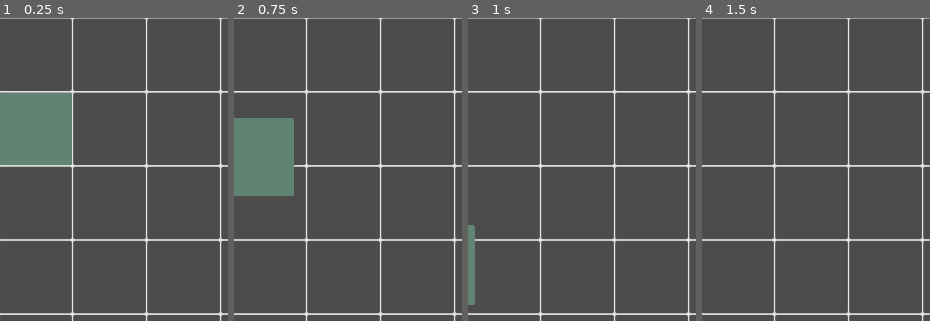
Above: before the commit, frames 1-4 (left to right).
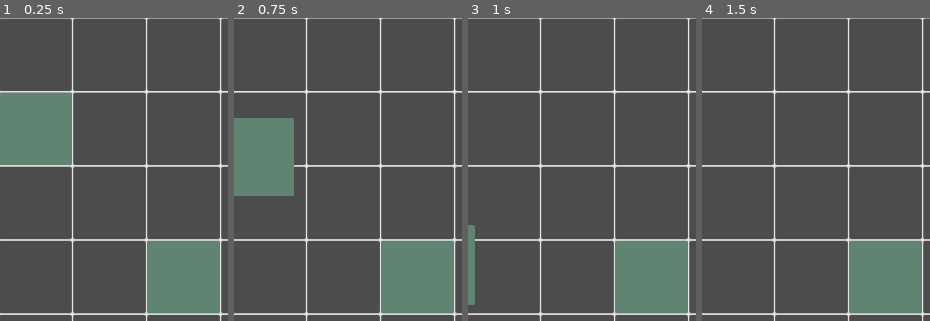
Above: after the commit, the same moments.

Repository: ax9880/genso-battle
Game: Godot game, scene res://Main.tscn
The game is run twice, just before and just after one commit, with the same random seed, the same clock (stepped at 60 frames per second) and the same inputs.
Inputs (mouse positions are % of the whole screen's width and height, from its top left):
- Up to frame 1 (0.25 s): no input
- Up to frame 2 (0.75 s): tap Enter at 0.5 s; drag from (26, 19) to (10, 44) at 0.52 s
- Up to frame 3 (1 s): no input
- Up to frame 4 (1.5 s): drag from (27, 44) to (10, 7) at 1.27 s
The pictures show only the part of the screen within x 18-68%, y 1-51%; the shares and areas given below are measured in that part.

The runs differ from the first frame. In frame 1, 7.6% of the frame differs, in the area x 64-97%, y 73-98%; in frame 2, 7.6%; in frame 3, 7.6%; in frame 4, 7.6%.

Commit message:
Implemented swapping and limited player speed to prevent it from tunneling through areas and units. Added Utils singleton. Made unit its own scene

Diff:
--- a/Grid.gd
+++ b/Grid.gd
@@ -36,21 +36,19 @@
 		for y in range(grid_height):
 			grid[x][y] = _build_cell(x, y)
 
-			# TODO: detect where units are and add them to the grid / cell
-
 
 func _build_cell(x_position: float, y_position: float) -> CellArea2D:
 	var cell_coordinates := Vector2(x_position, y_position)
 	var cell_origin: Vector2 = _cell_coordinates_to_cell_origin(cell_coordinates)
 
 	var cell: CellArea2D = cell_packed_scene.instance()
-	add_child(cell)
+	$Cells.add_child(cell)
 
 	cell.position = cell_origin
 	cell.coordinates = cell_coordinates
 
-	cell.connect("body_entered", self, "_on_cell_body_entered", [cell])
-	cell.connect("body_exited", self, "_on_cell_body_exited", [cell])
+	cell.connect("area_entered", self, "_on_cell_body_entered", [cell])
+	cell.connect("area_exited", self, "_on_cell_body_exited", [cell])
 
 	return cell
 
@@ -63,49 +61,100 @@
 
 		grid[cell_coordinates.x][cell_coordinates.y].unit = unit
 
+		unit.connect("picked_up", self, "_on_Unit_picked_up")
+		unit.connect("released", self, "_on_Unit_released")
 
-func _on_cell_body_entered(body: Node, cell: CellArea2D) -> void:
+
+func _on_cell_body_entered(_area: Area2D, cell: CellArea2D) -> void:
 	active_unit_entered_cells[cell.name] = cell
 
 	cell.modulate = Color.red
 
 
-func _on_cell_body_exited(body: Node, cell: CellArea2D) -> void:
+func _on_cell_body_exited(area: Area2D, cell: CellArea2D) -> void:
 	cell.modulate = Color.white
 
-	active_unit_entered_cells.erase(cell.name)
+	var active_unit = area.get_unit()
 
-	var distance = 10000
-	var selected_cell = null
+	if cell.unit != active_unit:
+
+		pass
+
+	var _is_present: bool = active_unit_entered_cells.erase(cell.name)
+
+	var minimum_distance: float = 1000000.0
+	var selected_cell: CellArea2D = null
 
 	# Sets the currently active area to the cell closest to the unit's origin
-	for active_cell in active_unit_entered_cells.values():
-		if active_cell != null:
-			var distance_squared: float = body.position.distance_squared_to(active_cell.position)
+	for entered_cell in active_unit_entered_cells.values():
+		var distance_squared: float = active_unit.position.distance_squared_to(entered_cell.position)
 
-			if distance_squared < distance:
-				distance_squared = distance
-				selected_cell = active_cell
+		if distance_squared < minimum_distance: # and cell does not contain an enemy unit (just in case)
+			minimum_distance = distance_squared
+			selected_cell = entered_cell
 
 	if selected_cell != null:
+		# TODO: If there's an enemy in the selected cell then don't do this assignment
+		if active_unit_last_valid_cell != active_unit_current_cell:
+			active_unit_last_valid_cell = active_unit_current_cell
+
 		active_unit_current_cell = selected_cell
+
+		#print("Left %s and entered %s" % [active_unit_last_valid_cell.coordinates, selected_cell.coordinates])
+		if selected_cell.coordinates.distance_to(active_unit_last_valid_cell.coordinates) > 1.9:
+			active_unit_last_valid_cell.modulate = Color.red
+			print("Warning! Jumped more than 1 tile")
+
+		var swapped_unit: Node2D = active_unit_current_cell.unit
+
+		if swapped_unit != null and (active_unit != swapped_unit):
+			active_unit_last_valid_cell.unit = swapped_unit
+			active_unit_current_cell.unit = active_unit
+
+			print("Swapped from %s to %s" % [active_unit_current_cell.coordinates, active_unit_last_valid_cell.coordinates])
+
+			if active_unit_current_cell.coordinates.distance_to(active_unit_last_valid_cell.coordinates) > 1.9:
+				#print("Warning! Jumped more than 1 tile")
+				pass
+
+			swapped_unit.move_to_new_cell(active_unit_last_valid_cell.position)
+		else:
+			active_unit_last_valid_cell.unit = null
+			active_unit_current_cell.unit = active_unit
+
+
+func _on_Unit_picked_up(unit: Node2D, unit_position: Vector2) -> void:
+	var cell_coordinates := _get_cell(unit_position)
+
+	active_unit_current_cell = grid[cell_coordinates.x][cell_coordinates.y]
+	active_unit_last_valid_cell = active_unit_current_cell
+	active_unit_entered_cells.clear()
 
 
 func _on_Unit_released(unit: Node2D, unit_position: Vector2) -> void:
 	# TODO: snap to active area or last active area if that one is not valid
-	var cell_coordinates: Vector2 = _get_cell(unit_position)
+	#var cell_coordinates: Vector2 = _get_cell(active_unit_current_cell.position)
+	#print("Cell: (", cell_coordinates.x, ", ", cell_coordinates.y, ")")
 
-	print("Cell: (", cell_coordinates.x, ", ", cell_coordinates.y, ")")
+	var cell_origin: Vector2 = Vector2.ZERO
 
-	var cell_origin := _cell_coordinates_to_cell_origin(cell_coordinates)
+	# Active cell is available
+	if active_unit_current_cell.unit == null or active_unit_current_cell.unit == unit:
+		active_unit_last_valid_cell.unit = null
+		active_unit_current_cell.unit = unit
+
+		cell_origin = active_unit_current_cell.position
+	else:
+		# If there's a unit there then go to the last valid position
+		# Although you should have swapped with a unit before that happens...
+		cell_origin = active_unit_last_valid_cell.position
+
+		if active_unit_current_cell.unit == unit:
+			active_unit_current_cell.unit = null
+
+		active_unit_last_valid_cell.unit = unit
 
 	unit.snap_to_grid(cell_origin)
-
-
-func _on_Unit_picked_up(_unit: Node2D, unit_position: Vector2) -> void:
-	var cell_coordinates := _get_cell(unit_position)
-
-	active_unit_current_cell = grid[cell_coordinates.x][cell_coordinates.y]
 
 
 # Returns the x, y coordinates of a cell (whole numbers)
--- a/Main.tscn
+++ b/Main.tscn
@@ -1,8 +1,7 @@
-[gd_scene load_steps=10 format=2]
+[gd_scene load_steps=7 format=2]
 
 [ext_resource path="res://grid.png" type="Texture" id=1]
-[ext_resource path="res://unit_rect.png" type="Texture" id=2]
-[ext_resource path="res://Unit.gd" type="Script" id=3]
+[ext_resource path="res://Unit.tscn" type="PackedScene" id=2]
 [ext_resource path="res://Grid.gd" type="Script" id=4]
 [ext_resource path="res://CellArea2D.tscn" type="PackedScene" id=5]
 
@@ -11,12 +10,6 @@
 
 [sub_resource type="RectangleShape2D" id=2]
 extents = Vector2( 12, 399 )
-
-[sub_resource type="RectangleShape2D" id=3]
-extents = Vector2( 24, 24 )
-
-[sub_resource type="RectangleShape2D" id=4]
-extents = Vector2( 49, 49 )
 
 [node name="Node2D" type="Node2D"]
 __meta__ = {
@@ -95,40 +88,8 @@
 
 [node name="Units" type="Node2D" parent="Grid"]
 
-[node name="Unit" type="KinematicBody2D" parent="Grid/Units"]
-position = Vector2( 176, 176 )
-script = ExtResource( 3 )
+[node name="Unit" parent="Grid/Units" instance=ExtResource( 2 )]
+position = Vector2( 144, 176 )
 
-[node name="Sprite" type="Sprite" parent="Grid/Units/Unit"]
-texture = ExtResource( 2 )
-__meta__ = {
-"_edit_lock_": true
-}
-
-[node name="CollisionShape2D" type="CollisionShape2D" parent="Grid/Units/Unit"]
-shape = SubResource( 3 )
-__meta__ = {
-"_edit_lock_": true
-}
-
-[node name="SelectionArea2D" type="Area2D" parent="Grid/Units/Unit"]
-collision_layer = 2
-collision_mask = 0
-monitoring = false
-__meta__ = {
-"_edit_lock_": true
-}
-
-[node name="CollisionShape2D" type="CollisionShape2D" parent="Grid/Units/Unit/SelectionArea2D"]
-visible = false
-shape = SubResource( 4 )
-__meta__ = {
-"_edit_lock_": true
-}
-
-[node name="Tween" type="Tween" parent="Grid/Units/Unit"]
-
-[connection signal="picked_up" from="Grid/Units/Unit" to="Grid" method="_on_Unit_picked_up"]
-[connection signal="released" from="Grid/Units/Unit" to="Grid" method="_on_Unit_released"]
-[connection signal="input_event" from="Grid/Units/Unit/SelectionArea2D" to="Grid/Units/Unit" method="_on_SelectionArea2D_input_event"]
-[connection signal="tween_completed" from="Grid/Units/Unit/Tween" to="Grid/Units/Unit" method="_on_Tween_tween_completed"]
+[node name="Unit2" parent="Grid/Units" instance=ExtResource( 2 )]
+position = Vector2( 352, 328 )
--- /dev/null
+++ b/SwapArea2D.gd
@@ -0,0 +1,6 @@
+extends Area2D
+
+
+# Returns the unit that owns this area 2D
+func get_unit() -> KinematicBody2D:
+	return get_parent() as KinematicBody2D
--- a/Unit.gd
+++ b/Unit.gd
@@ -15,6 +15,7 @@
 
 export var velocity_pixels_per_second: float = 10.0
 export var snap_velocity_pixels_per_second: float = 100.0
+export var max_velocity_pixels_per_second: float = 2048.0 # 2048
 
 # Proportional control constant
 export var kp: float = 1.4
@@ -46,12 +47,37 @@
 			_move_towards_mouse()
 
 
+func move_to_new_cell(target_position: Vector2) -> void:
+	tween.remove(self, ":position")
+
+	tween.interpolate_property(self, "position",
+				position, target_position,
+				0.25,
+				Tween.TRANS_SINE)
+
+	tween.start()
+
+
+func enable_swap_area() -> void:
+	Utils.enable_object($SwapArea2D/CollisionShape2D)
+
+
+func disable_swap_area() -> void:
+	Utils.disable_object($SwapArea2D/CollisionShape2D)
+
+
 func _move_towards_mouse() -> void:
 	var error: Vector2 = get_global_mouse_position() - global_position
 
-	var control: Vector2 = error * Vector2(kp, kp) * velocity_pixels_per_second
+	#var control_x: float = error.x * kp * velocity_pixels_per_second, -max_velocity_pixels_per_second, max_velocity_pixels_per_second)
+	#var control_y: float = error.y * kp * velocity_pixels_per_second, -max_velocity_pixels_per_second, max_velocity_pixels_per_second)
 
-	var _velocity = move_and_slide(control, Vector2.ZERO)
+	var velocity = Vector2(error * kp * velocity_pixels_per_second).limit_length(max_velocity_pixels_per_second)
+
+	var _velocity = move_and_slide(velocity, Vector2.ZERO)
+
+	#print("Velocity: %s" % [velocity])
+
 
 
 func _input(event: InputEvent):
@@ -96,6 +122,8 @@
 func set_current_state(new_state) -> void:
 	match(new_state):
 		STATE.IDLE:
+			disable_swap_area()
+
 			# TODO: snap to grid ?
 			set_physics_process(false)
 
@@ -108,6 +136,8 @@
 
 			tween.start()
 		STATE.PICKED_UP:
+			enable_swap_area()
+
 			emit_signal("picked_up", self, position)
 
 			set_physics_process(true)
@@ -131,6 +161,7 @@
 		if event.pressed:
 			_pick_up()
 
+
 func _on_Tween_tween_completed(_object: Object, key: String):
 	if current_state == STATE.SNAPPING_TO_GRID:
 		if key == ":position":
--- /dev/null
+++ b/Unit.tscn
@@ -0,0 +1,61 @@
+[gd_scene load_steps=6 format=2]
+
+[ext_resource path="res://Unit.gd" type="Script" id=1]
+[ext_resource path="res://unit_rect.png" type="Texture" id=2]
+[ext_resource path="res://SwapArea2D.gd" type="Script" id=3]
+
+[sub_resource type="RectangleShape2D" id=3]
+extents = Vector2( 32, 32 )
+
+[sub_resource type="RectangleShape2D" id=4]
+extents = Vector2( 49, 49 )
+
+[node name="Unit" type="KinematicBody2D"]
+collision_mask = 0
+collision/safe_margin = 0.16
+script = ExtResource( 1 )
+
+[node name="Sprite" type="Sprite" parent="."]
+texture = ExtResource( 2 )
+__meta__ = {
+"_edit_lock_": true
+}
+
+[node name="CollisionShape2D" type="CollisionShape2D" parent="."]
+visible = false
+shape = SubResource( 3 )
+__meta__ = {
+"_edit_lock_": true
+}
+
+[node name="SwapArea2D" type="Area2D" parent="."]
+collision_mask = 0
+monitoring = false
+script = ExtResource( 3 )
+
+[node name="CollisionShape2D" type="CollisionShape2D" parent="SwapArea2D"]
+shape = SubResource( 3 )
+disabled = true
+__meta__ = {
+"_edit_lock_": true
+}
+
+[node name="SelectionArea2D" type="Area2D" parent="."]
+collision_layer = 2
+collision_mask = 0
+monitoring = false
+__meta__ = {
+"_edit_lock_": true
+}
+
+[node name="CollisionShape2D" type="CollisionShape2D" parent="SelectionArea2D"]
+visible = false
+shape = SubResource( 4 )
+__meta__ = {
+"_edit_lock_": true
+}
+
+[node name="Tween" type="Tween" parent="."]
+
+[connection signal="input_event" from="SelectionArea2D" to="." method="_on_SelectionArea2D_input_event"]
+[connection signal="tween_completed" from="Tween" to="." method="_on_Tween_tween_completed"]
--- /dev/null
+++ b/Utils.gd
@@ -0,0 +1,9 @@
+extends Node
+
+
+static func disable_object(object: Object) -> void:
+	object.set_deferred("disabled", true)
+
+
+static func enable_object(object: Object) -> void:
+	object.set_deferred("disabled", false)
--- a/project.godot
+++ b/project.godot
@@ -24,12 +24,16 @@
 run/main_scene="res://Main.tscn"
 config/icon="res://icon.png"
 
+[autoload]
+
+Utils="*res://Utils.gd"
+
 [display]
 
 window/size/width=720
 window/size/height=1080
-window/size/test_width=360
-window/size/test_height=540
+window/size/test_width=540
+window/size/test_height=810
 window/handheld/orientation="portrait"
 window/stretch/mode="2d"
 window/stretch/aspect="expand"
